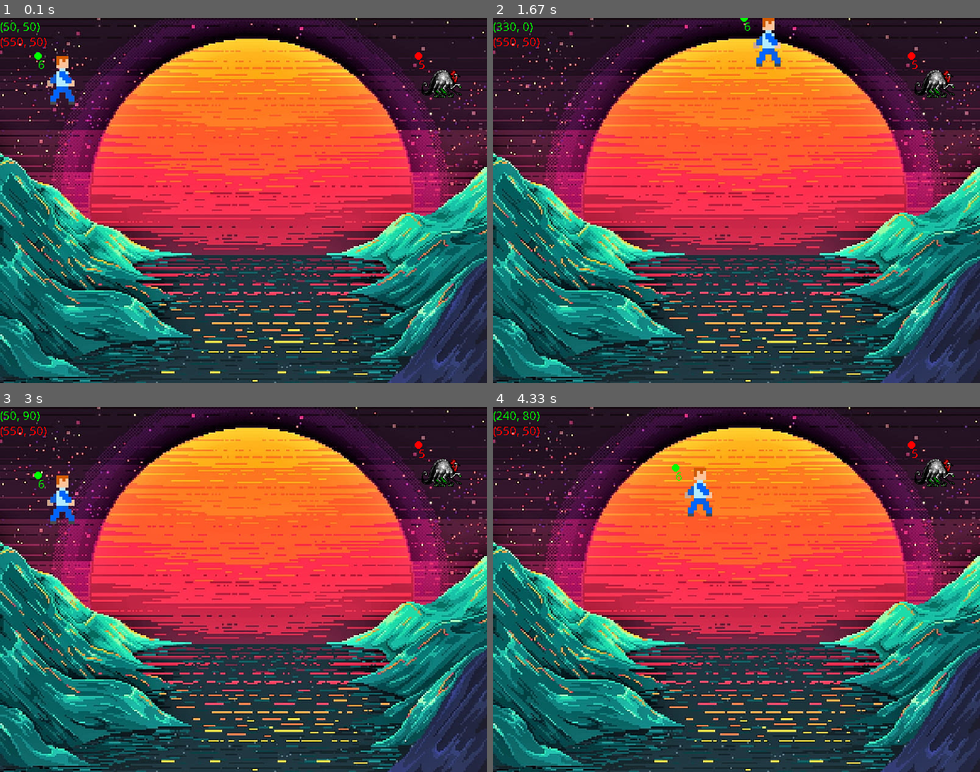
Above: before the commit, frames 1-4 (two rows, left to right).
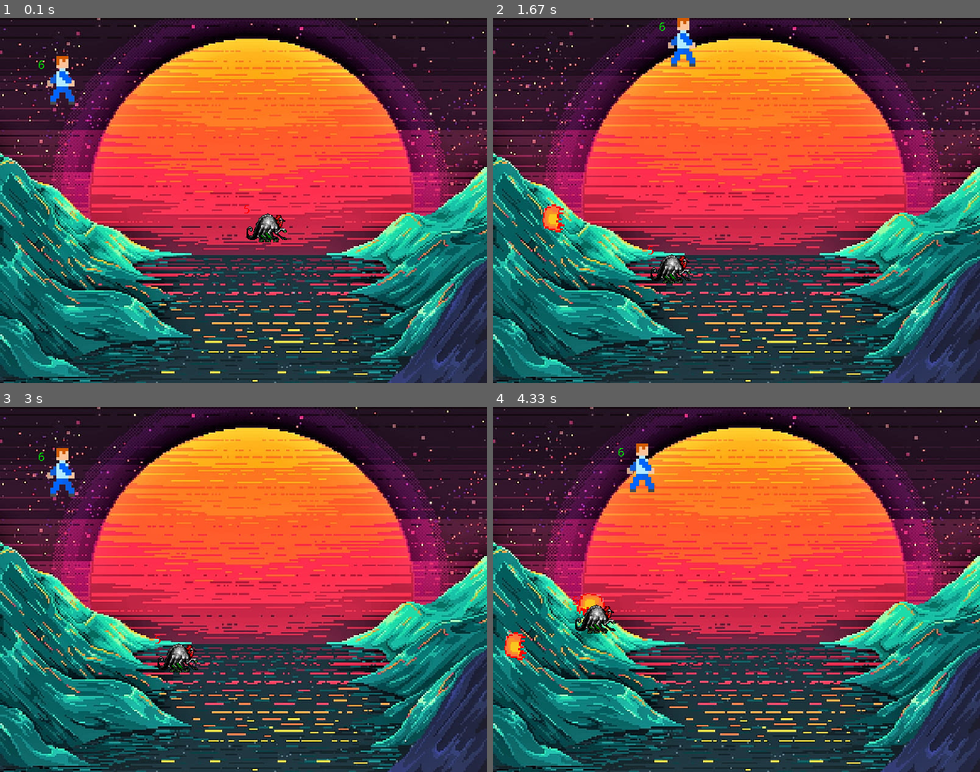
Above: after the commit, the same moments.

Repository: ilbuonmarcio/pnrr-corso-pygame-2024
Game: pygame game, started from main.py
Same seed, same stepped clock (60 frames per second), same inputs: the game is played once before the commit and once after it.
Inputs:
- Up to frame 1 (0.1 s): no input
- Up to frame 2 (1.67 s): hold D 0.33-0.8 s; hold W 0.83-1.13 s; hold D 1.17-1.63 s
- Up to frame 3 (3 s): hold A 1.67-2.2 s; hold S 2.23-2.53 s; hold A 2.57-2.97 s
- Up to frame 4 (4.33 s): hold W 3-3.37 s; hold D 3.4-4.03 s; hold S from 4.07 s (still down)

The runs differ from the first frame. In frame 1, 1.0% of the frame differs, in the area x 0-95%, y 1-62%; in frame 2, 2.0%; in frame 3, 1.7%; in frame 4, 2.3%, in the area x 0-95%, y 1-70%.

Commit message:
Updated third lecture files

Diff:
--- a/main.py
+++ b/main.py
@@ -1,22 +1,42 @@
 import pygame
 import random
 import time
+import math
 
 pygame.init()
 pygame.font.init()
+pygame.mixer.init()
 
 GAME_RES = WINDOW_WIDTH, WINDOW_HEIGHT = 640, 480
 FPS = 60
 GAME_TITLE = "Primo esempio su PyGame"
+dt = 1000 / FPS / 1000
 
 text_font = pygame.font.SysFont('Comic Sans MS', 16)
+the_end_font = pygame.font.SysFont('Comic Sans MS', 64)
+
+you_won_label = the_end_font.render("YOU WON!", False, (0, 255, 0))
+you_lost_label = the_end_font.render("YOU LOST!", False, (255, 0, 0))
+
+you_won_rect = you_won_label.get_rect()
+you_lost_rect = you_lost_label.get_rect()
+
+you_won_rect.x = (WINDOW_WIDTH // 2) - (you_won_rect.width // 2)
+you_won_rect.y = (WINDOW_HEIGHT // 2) - (you_won_rect.height // 2)
+you_lost_rect.x = (WINDOW_WIDTH // 2) - (you_lost_rect.width // 2)
+you_lost_rect.y = (WINDOW_HEIGHT // 2) - (you_lost_rect.height // 2)
 
 window = pygame.display.set_mode(GAME_RES, pygame.HWACCEL|pygame.HWSURFACE|pygame.DOUBLEBUF)
 pygame.display.set_caption(GAME_TITLE)
 clock = pygame.time.Clock()
 
+background_music = pygame.mixer.music.load("background.mp3", "mp3")
+arrow_sound = pygame.mixer.Sound("arrow.ogg")
+fireball_sound = pygame.mixer.Sound("fireball.wav")
+
 BG_COLOR = (25, 25, 25)
 loops = 1
+who_won = None
 
 radius = 5
 
@@ -34,6 +54,30 @@
 arrow_img = pygame.transform.scale(arrow_img, (48, 48))
 fireball_img = pygame.transform.scale(fireball_img, (48, 48))
 
+arrow_img_directed = {
+    (0, 0): arrow_img,
+    (1, 0): arrow_img,
+    (0, 1): pygame.transform.rotate(arrow_img, -90),
+    (1, 1): pygame.transform.rotate(arrow_img, -45),
+    (1, -1): pygame.transform.rotate(arrow_img, 45),
+    (0, -1): pygame.transform.rotate(arrow_img, 90),
+    (-1, -1): pygame.transform.rotate(arrow_img, 135),
+    (-1, 0): pygame.transform.rotate(arrow_img, -180),
+    (-1, 1): pygame.transform.rotate(arrow_img, -135)
+}
+
+fireball_img_directed = {
+    (0, 0): fireball_img,
+    (1, 0): fireball_img,
+    (0, 1): pygame.transform.rotate(fireball_img, -90),
+    (1, 1): pygame.transform.rotate(fireball_img, -45),
+    (1, -1): pygame.transform.rotate(fireball_img, 45),
+    (0, -1): pygame.transform.rotate(fireball_img, 90),
+    (-1, -1): pygame.transform.rotate(fireball_img, 135),
+    (-1, 0): pygame.transform.rotate(fireball_img, -180),
+    (-1, 1): pygame.transform.rotate(fireball_img, -135)
+}
+
 player_rect = player_img.get_rect(center=(32, 32))
 enemy_rect = enemy_img.get_rect(center=(32, 32))
 
@@ -45,8 +89,11 @@
 
 player_rect.x = 50
 player_rect.y = 50
-enemy_rect.x = 550
-enemy_rect.y = 50
+enemy_rect.x = WINDOW_WIDTH // 2
+enemy_rect.y = WINDOW_HEIGHT // 2
+
+player_movespeed = 200 * dt
+enemy_movespeed = 200 * dt
 
 player_life = 5
 enemy_life = 5
@@ -67,6 +114,7 @@
 arrows = []
 fireballs = []
 
+pygame.mixer.music.play(loops=-1)
 
 game_ended = False
 while not game_ended:
@@ -79,51 +127,81 @@
                 game_ended = True
 
     keys_pressed = pygame.key.get_pressed()
-    if keys_pressed[pygame.K_w]:
-        player_rect.y -= 5
-        player_direction[1] = -1
-    elif keys_pressed[pygame.K_s]:
-        player_rect.y += 5
-        player_direction[1] = +1
-    else:
-        player_direction[1] = 0
-
-    if keys_pressed[pygame.K_a]:
-        player_rect.x -= 5
-        player_direction[0] = -1
-    elif keys_pressed[pygame.K_d]:
-        player_rect.x += 5
-        player_direction[0] = +1
-    else:
-        player_direction[0] = 0
-
-    if keys_pressed[pygame.K_UP]:
-        enemy_rect.y -= 5
-        enemy_direction[1] = -1
-    elif keys_pressed[pygame.K_DOWN]:
-        enemy_rect.y += 5
-        enemy_direction[1] = +1
-    else:
-        enemy_direction[1] = 0
-
-    if keys_pressed[pygame.K_LEFT]:
-        enemy_rect.x -= 5
-        enemy_direction[0] = -1
-    elif keys_pressed[pygame.K_RIGHT]:
-        enemy_rect.x += 5
-        enemy_direction[0] = +1
-    else:
-        enemy_direction[0] = 0
+
+    if who_won is None:
+        if keys_pressed[pygame.K_w]:
+            player_rect.y -= player_movespeed
+            player_direction[1] = -1
+        elif keys_pressed[pygame.K_s]:
+            player_rect.y += player_movespeed
+            player_direction[1] = +1
+        else:
+            player_direction[1] = 0
+
+        if keys_pressed[pygame.K_a]:
+            player_rect.x -= player_movespeed
+            player_direction[0] = -1
+        elif keys_pressed[pygame.K_d]:
+            player_rect.x += player_movespeed
+            player_direction[0] = +1
+        else:
+            player_direction[0] = 0
+
+        """
+        if keys_pressed[pygame.K_UP]:
+            enemy_rect.y -= enemy_movespeed
+            enemy_direction[1] = -1
+        elif keys_pressed[pygame.K_DOWN]:
+            enemy_rect.y += enemy_movespeed
+            enemy_direction[1] = +1
+        else:
+            enemy_direction[1] = 0
+
+        if keys_pressed[pygame.K_LEFT]:
+            enemy_rect.x -= enemy_movespeed
+            enemy_direction[0] = -1
+        elif keys_pressed[pygame.K_RIGHT]:
+            enemy_rect.x += enemy_movespeed
+            enemy_direction[0] = +1
+        else:
+            enemy_direction[0] = 0
+        """
 
     if keys_pressed[pygame.K_SPACE] and player_direction != [0, 0]:
         player_shooting = True
     else:
         player_shooting = False
 
-    if keys_pressed[pygame.K_0] and enemy_direction != [0, 0]:
+    """
+    if keys_pressed[pygame.K_m] and enemy_direction != [0, 0]:
         enemy_shooting = True
     else:
         enemy_shooting = False
+    """
+
+    # Update game logic
+    loops += 1
+
+    # Aggiungi una mela ogni 5 secondi
+    if who_won is None:
+        if loops % (FPS * 5) == 0:
+            apples.append(get_random_apple())
+
+    # INTELLIGENZA ARTIFICIALE DEL NEMICO
+    if who_won is None:
+        if loops % (FPS * 1) == 0:
+            enemy_direction[0] = random.choice([-1, 0, 1])
+            enemy_direction[1] = random.choice([-1, 0, 1])
+        if round(time.time()) % 3 == 0:
+            enemy_rect.x += enemy_direction[0] * enemy_movespeed
+            enemy_rect.y += enemy_direction[1] * enemy_movespeed
+        if round(time.time()) % 3 == 0 and enemy_direction != [0, 0]:
+            if player_direction != [0, 0]:
+                enemy_direction = [player_direction[0] * -1, player_direction[1] * -1]
+            enemy_shooting = True
+        else:
+            enemy_shooting = False
+    # INTELLIGENZA ARTIFICIALE DEL NEMICO
 
     # Controllo che le coordinate non escano dallo schermo
     if player_rect.x < 0:
@@ -143,13 +221,6 @@
         enemy_rect.y = 0
     if enemy_rect.y > WINDOW_HEIGHT - enemy_rect.height:
         enemy_rect.y = WINDOW_HEIGHT - enemy_rect.height
-
-    # Update game logic
-    loops += 1
-
-    # Aggiungi una mela ogni 5 secondi
-    if loops % (FPS * 5) == 0:
-        apples.append(get_random_apple())
 
     # Controllo che il giocatore abbia mangiato una mela
     for apple_rect in apples:
@@ -169,11 +240,43 @@
         arrow_rect.y = player_rect.y
         arrows.append([arrow_rect, (player_direction[0], player_direction[1])])
         player_shoot_timeout = time.time()
+        pygame.mixer.Sound.play(arrow_sound)
+
+    if enemy_shooting and time.time() - enemy_shoot_timeout > 0.75:
+        fireball_rect = fireball_img.get_rect(center=(24, 24))
+        fireball_rect.x = enemy_rect.x
+        fireball_rect.y = enemy_rect.y
+        fireballs.append([fireball_rect, (enemy_direction[0], enemy_direction[1])])
+        enemy_shoot_timeout = time.time()
+        pygame.mixer.Sound.play(fireball_sound)
 
     # Muoviamo le frecce
     for arrow in arrows:
-        arrow[0].x += arrow[1][0] * 8
-        arrow[0].y += arrow[1][1] * 8
+        arrow[0].x += arrow[1][0] * 240 * dt
+        arrow[0].y += arrow[1][1] * 240 * dt
+
+    for fireball in fireballs:
+        fireball[0].x += fireball[1][0] * 240 * dt
+        fireball[0].y += fireball[1][1] * 240 * dt
+
+    # Controlliamo i conflitti con le frecce
+    for arrow in arrows:
+        if arrow[0].colliderect(enemy_rect):
+            enemy_life -= 1
+            if arrow in arrows:
+                arrows.remove(arrow)
+
+    for fireball in fireballs:
+        if fireball[0].colliderect(player_rect):
+            player_life -= 1
+            if fireball in fireballs:
+                fireballs.remove(fireball)
+
+    if who_won is None:
+        if player_life <= 0:
+            who_won = "enemy"
+        if enemy_life <= 0:
+            who_won = "player"
 
     # Display draw and update
     pygame.Surface.fill(window, BG_COLOR)
@@ -185,28 +288,38 @@
 
     # Disegno le frecce
     for arrow in arrows:
-        window.blit(arrow_img, arrow[0])
-
-    window.blit(player_img, player_rect)
-    window.blit(enemy_img, enemy_rect)
+        window.blit(arrow_img_directed[arrow[1]], arrow[0])
+
+    for fireball in fireballs:
+        window.blit(fireball_img_directed[fireball[1]], fireball[0])
+
+    window.blit(player_img, (math.ceil(player_rect.x), math.ceil(player_rect.y)))
+    window.blit(enemy_img, (math.ceil(enemy_rect.x), math.ceil(enemy_rect.y)))
 
     player_life_label = text_font.render(str(player_life), False, (0, 255, 0))
     enemy_life_label = text_font.render(str(enemy_life), False, (255, 0, 0))
 
-    player_coords_label = text_font.render(str((player_rect.x, player_rect.y)), False, (0, 255, 0))
-    enemy_coords_label = text_font.render(str((enemy_rect.x, enemy_rect.y)), False, (255, 0, 0))
+    # player_coords_label = text_font.render(str((player_rect.x, player_rect.y)), False, (0, 255, 0))
+    # enemy_coords_label = text_font.render(str((enemy_rect.x, enemy_rect.y)), False, (255, 0, 0))
 
     window.blit(player_life_label, player_rect)
     window.blit(enemy_life_label, enemy_rect)
 
-    pygame.draw.circle(window, (0, 255,0), (player_rect.x, player_rect.y), radius)
-    pygame.draw.circle(window, (255, 0,0), (enemy_rect.x, enemy_rect.y), radius)
-
-    window.blit(player_coords_label, (0, 0))
-    window.blit(enemy_coords_label, (0, 20))
+    # pygame.draw.circle(window, (0, 255,0), (player_rect.x, player_rect.y), radius)
+    # pygame.draw.circle(window, (255, 0,0), (enemy_rect.x, enemy_rect.y), radius)
+
+    # window.blit(player_coords_label, (0, 0))
+    # window.blit(enemy_coords_label, (0, 20))
+
+    if who_won is not None:
+        if who_won == "player":
+            window.blit(you_won_label, you_won_rect)
+        if who_won == "enemy":
+            window.blit(you_lost_label, you_lost_rect)
 
     pygame.display.update()
-    clock.tick(FPS)
+    dt = clock.tick(FPS)
+    dt /= 1000
 
 pygame.quit()
 exit(0)
Not shown, added: arrow.ogg
Not shown, added: background.mp3
Not shown, added: fireball.wav
